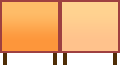
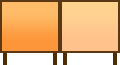
Two versions of the same layered image (120px x 65px). Layer-by-layer changes:
pixels changed over [0, 0, 120, 53] (layer not identified)
